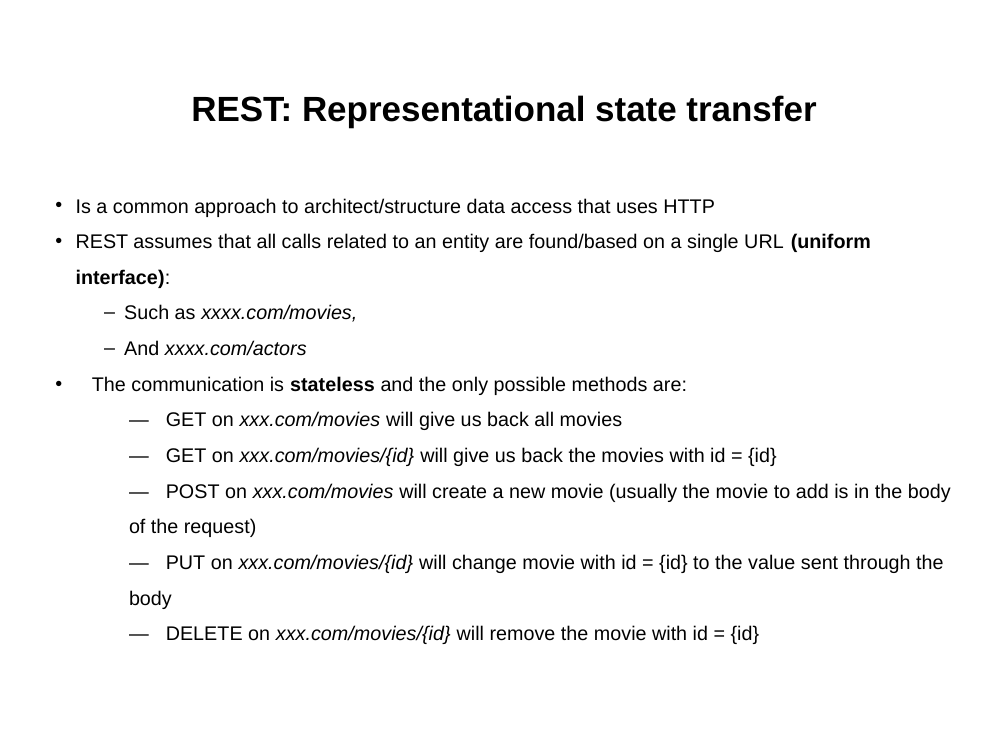
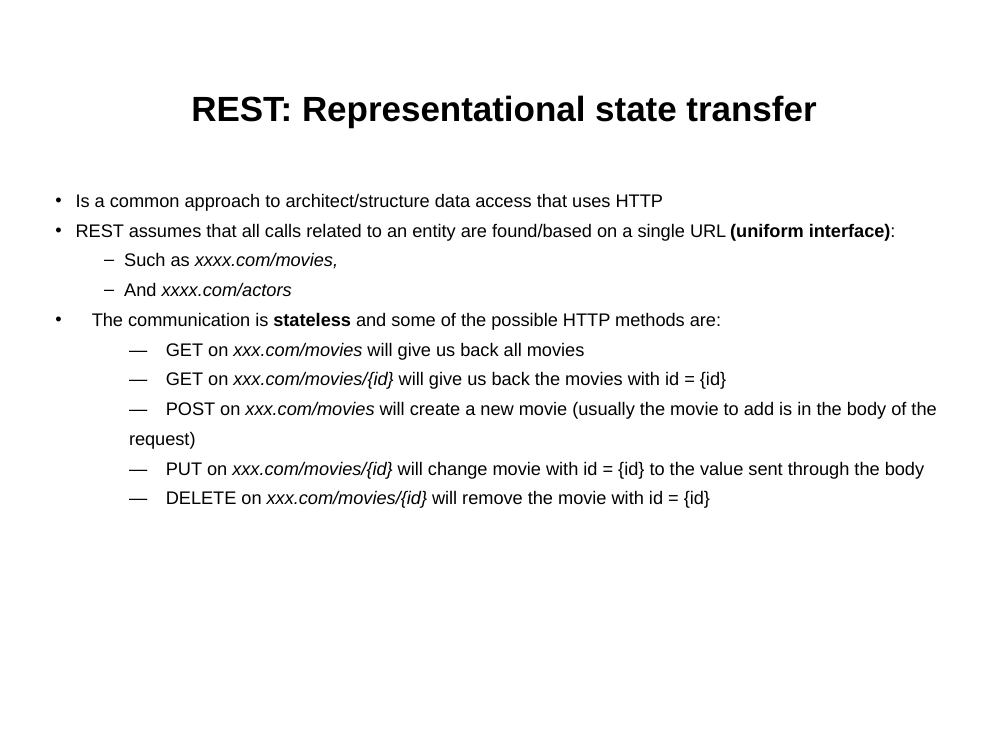
Before and after one commit to hogeschool/Development-5, a slide deck: slide 10 of Lectures/Lecture3/lesson 3.pptx. Drawn at 1008x756 pixels with LibreOffice and Linux fonts; fonts in the diff are those of the drawing. Boxes give left, top, right and bottom in pixels: in the first picture for what was removed or moved away, otherwise in the second. Text is boxed around its words. In the diff, an @@ line names an element or a change of style, - is before the commit and + after.

Commit message:
minor change

```diff
--- a/Lectures/Lecture3/lesson 3.pptx
+++ b/Lectures/Lecture3/lesson 3.pptx
@@ text at bbox=[76, 193, 936, 508]: size 14.1 to 13 pt in "Is a common approach to architect/structure data ...", "REST assumes that all calls related to ...", "Such as xxxx.com/movies,", "And xxxx.com/actors" and 5 more places; line spacing 1.5 to 1.36 @@
@@ text at bbox=[92, 312, 721, 330]: text changed; size 14.1 to 13 pt @@
-• The communication is stateless and the only possible methods are:
+• The communication is stateless and some of the possible HTTP methods are:
```
Also in this commit, not shown: 5 other slides changed.
